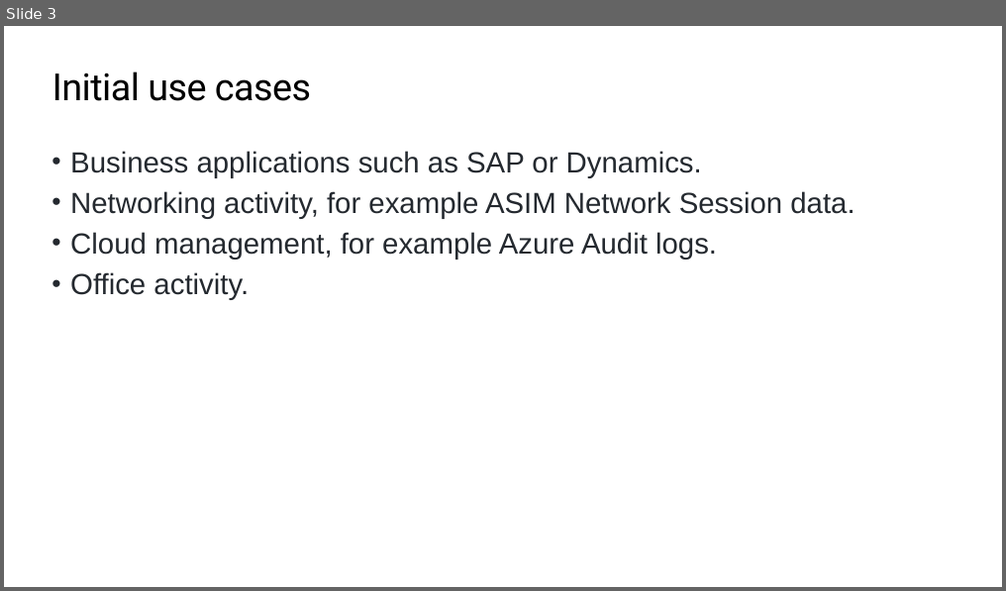
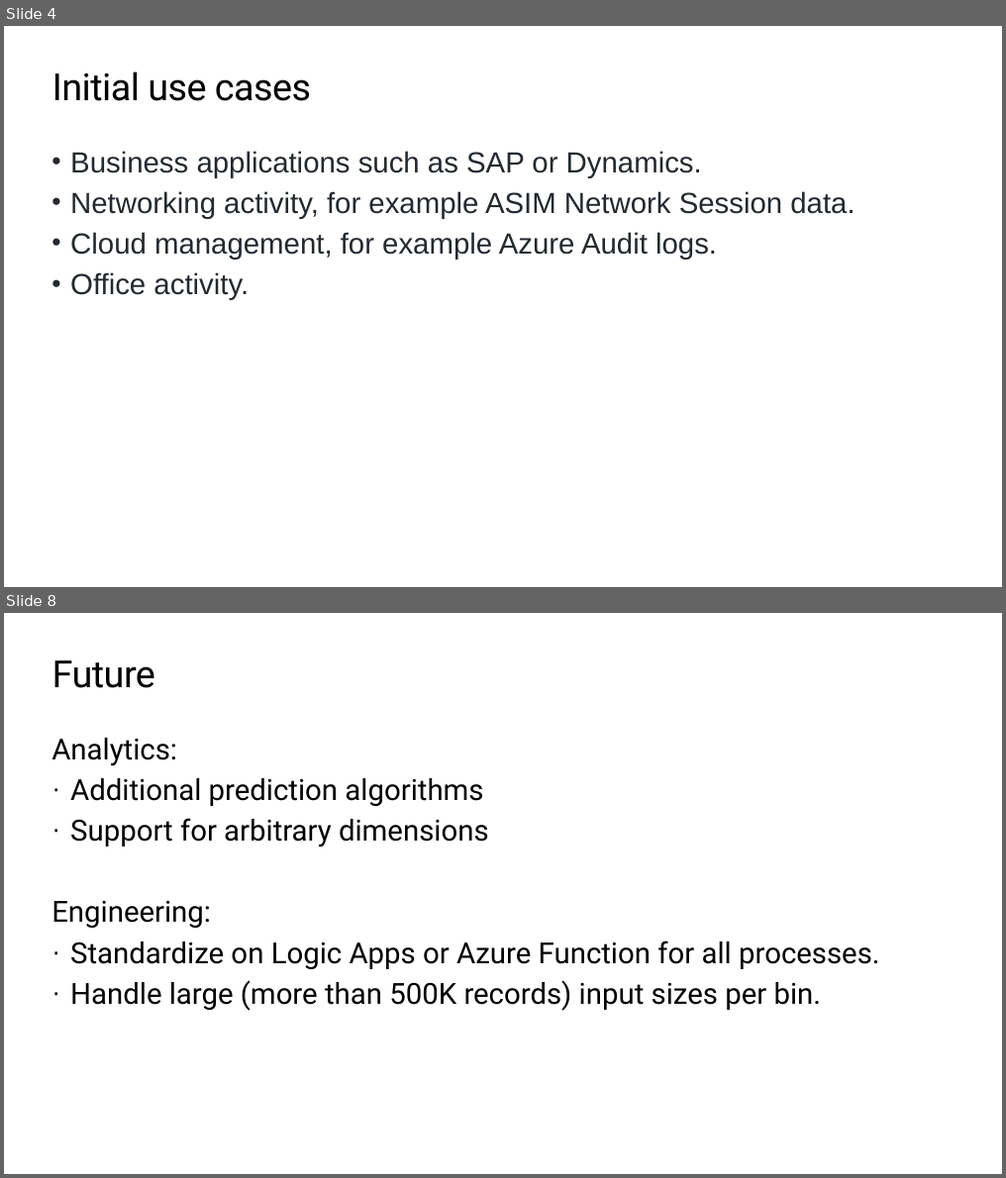
Before and after one commit to oshezaf/Sentinel-Custom-Analytics, a slide deck: presentation/Sentinel Custom analytics.pptx. Shown one above the other, each under a label of ours: slide 3 before the commit, slides 4 and 8 after it; the slides between them are not shown. The pictures are 1006x591 and 1006x1178 pixels, drawn with LibreOffice and Linux fonts; fonts in the diff are those of the drawing; background and template pictures are left out. Boxes give left, top, right and bottom in pixels: in the first picture for what was removed or moved away, otherwise in the second. Text is boxed around its words. In the diff, an @@ line names an element or a change of style, - is before the commit and + after.

```diff
--- a/presentation/Sentinel Custom analytics.pptx
+++ b/presentation/Sentinel Custom analytics.pptx
@@ slide 8 added at [4,613,1002,1174], background #FFFFFF @@
@@ title added at [53,661,155,688], 36 pt, text #000000 @@
+Future
@@ text added at [52,738,880,1011], 28 pt, text #000000 @@
+Analytics:
+· Additional prediction algorithms
+· Support for arbitrary dimensions
+Engineering:
+· Standardize on Logic Apps or Azure Function for all processes.
+· Handle large (more than 500K records) input sizes per bin.
@@ what was slide 3 is now slide 4 @@
```
Also in this commit, not shown: 3 slides changed, 3 other slides added, 1 slide removed.
